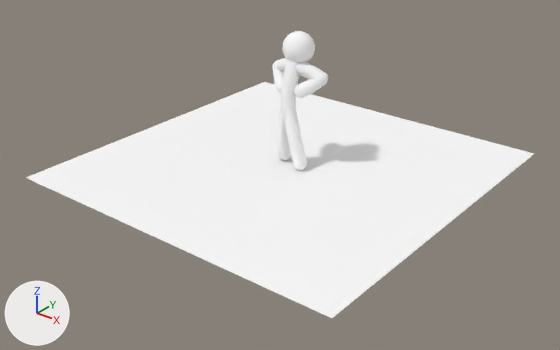
Before and after pictures for a commit that changed the glTF model packages/client/public/models/character.glb.
Rendered twice from a 50 mm camera at (27.8, -35.6, 21.2) aimed at (0.8, -1.8, 0.2). The axes (+X, +Y, +Z) are drawn at lower left. The lights are the same throughout. The first picture is the older version. Where no turn or scale is listed for an object, it has been applied to the vertices. Vertices at exactly the same position are counted once.

Names of what the first picture shows: 'Sketchfab_Mesh_0'.
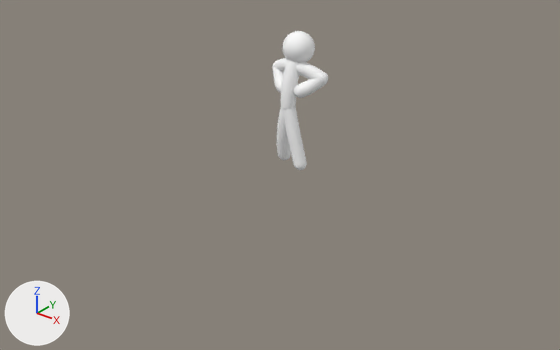
Changed parts and their boxes [x1, y1, x2, y2] in the pictures (560 x 350 px):
'Sketchfab_Mesh_0', reshaped
    before: [26, 31, 534, 318]
    after: [272, 31, 328, 170]
part 1 of me_sketchfab_mesh_0, deleted
    before: [26, 82, 534, 318]

The change, as a list of edits to the scene's bpy script:
```text
Change me_sketchfab_mesh_0:
    used by ob_sketchfab_mesh_0; location = (0.0, 0.0, 0.0)
    remove me_sketchfab_mesh_0.from_pydata(...)  # 8148 vertices, 16250 faces; spans x -11.6..11.6, y -11.6..11.6, z 0.0..8.5
    add me_sketchfab_mesh_0.from_pydata(...)  # 8145 vertices, 16248 faces; spans x -2.0..2.1, y -0.5..2.0, z 0.0..8.5
    me_sketchfab_mesh_0 part 1: the loose piece of 4 vertices spanning x -11.6..11.6, y -11.6..11.6, z 0.0 is deleted
    other edits to the shape of me_sketchfab_mesh_0 do not show in these pictures
```
